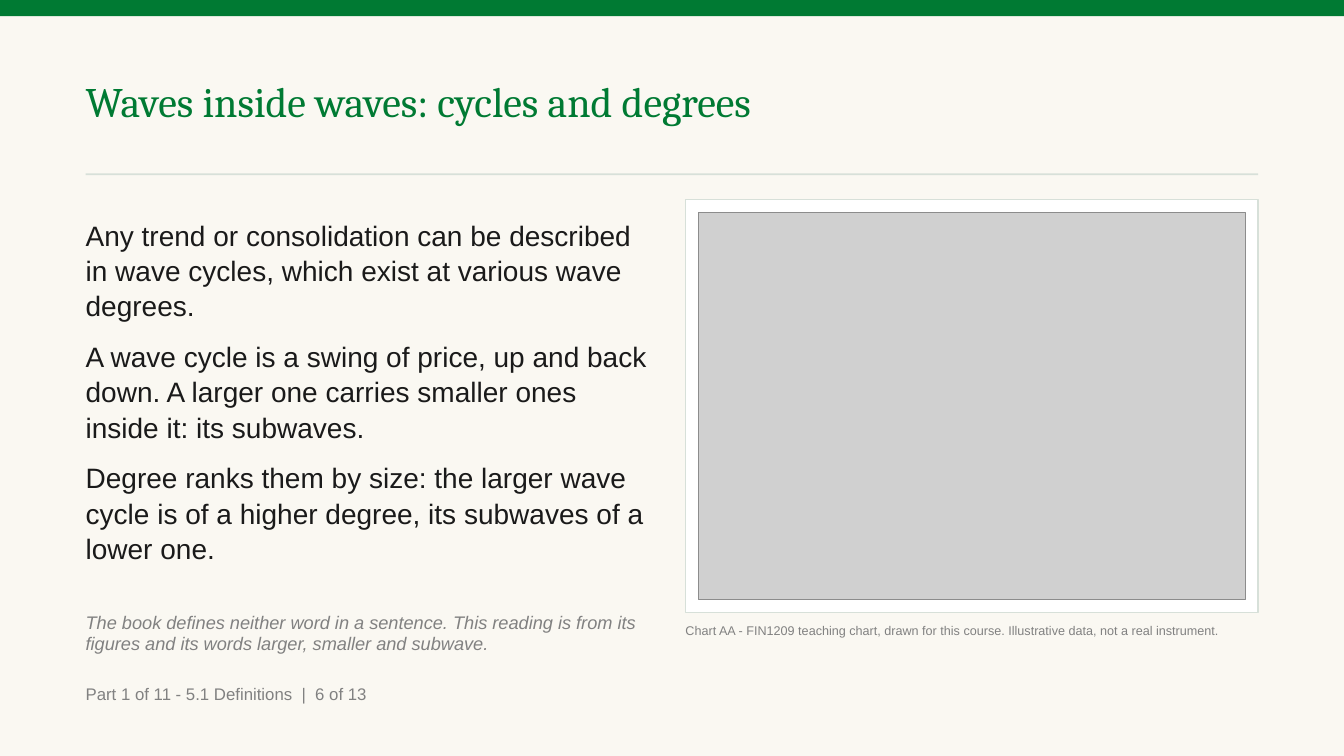
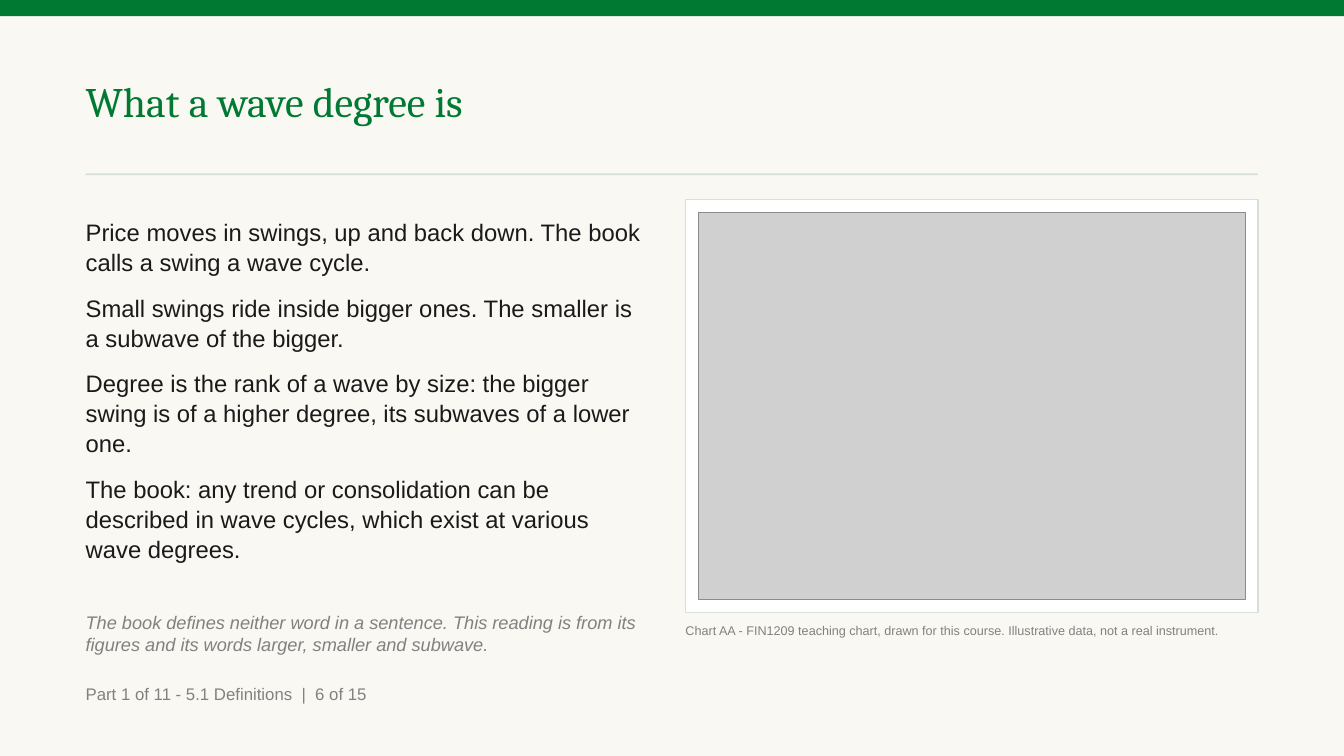
Before and after one commit to benjiesotelo-sudo/Telos_FIN1209, a slide deck: slide 11 of chapter-05/FIN1209-Chapter-05.pptx. Drawn at 1344x756 pixels with LibreOffice and Linux fonts; fonts in the diff are those of the drawing; grey boxes stand for pictures. Boxes give left, top, right and bottom in pixels: in the first picture for what was removed or moved away, otherwise in the second. Text is boxed around its words. In the diff, an @@ line names an element or a change of style, - is before the commit and + after.

Commit message:
Say what a wave degree is and how Chapter 5's three cycles are drawn
The instructor's third review: the degree slide and Figure 5.5 still left
him asking what exactly a degree is, what the three lines are drawn from,
and why the HWC and MWC look like moving averages while the LWC looks like
price.

Two slides after the HWC, MWC and LWC term now answer from the book alone.
How the three cycles are drawn puts one invented price on the slide as
bars, the LWC, with the MWC dotted and the HWC thick over it, and says the
book gives no rule for either smooth line and does not call them moving
averages. Telling the three cycles apart measures one swing of each on the
same chart and says the names are relative. The slide before the term is
retitled What a wave degree is and states the rank by size outright.

chartkit gains bar_waves for the two new charts, AB and AC. Chapters 1 to 4
rebuild byte identical. The deck is 141 slides and 250 minutes at the
calibrated rate.

```diff
--- a/chapter-05/FIN1209-Chapter-05.pptx
+++ b/chapter-05/FIN1209-Chapter-05.pptx
@@ text at [86,87,463,127]: text changed @@
-Waves inside waves: cycles and degrees
+What a wave degree is
@@ text at [86,223,640,563]: text changed; size 20 to 17 pt @@
-Any trend or consolidation can be described in wave cycles, which exist at various wave degrees.
-A wave cycle is a swing of price, up and back down. A larger one carries smaller ones inside it: its subwaves.
-Degree ranks them by size: the larger wave cycle is of a higher degree, its subwaves of a lower one.
+Price moves in swings, up and back down. The book calls a swing a wave cycle.
+Small swings ride inside bigger ones. The smaller is a subwave of the bigger.
+Degree is the rank of a wave by size: the bigger swing is of a higher degree, its subwaves of a lower one.
+The book: any trend or consolidation can be described in wave cycles, which exist at various wave degrees.
@@ text at [86,688,367,700]: text changed @@
-Part 1 of 11 - 5.1 Definitions | 6 of 13
+Part 1 of 11 - 5.1 Definitions | 6 of 15
```
Also in this commit, not shown: 12 other slides changed, 2 slides added, 7 other files.
